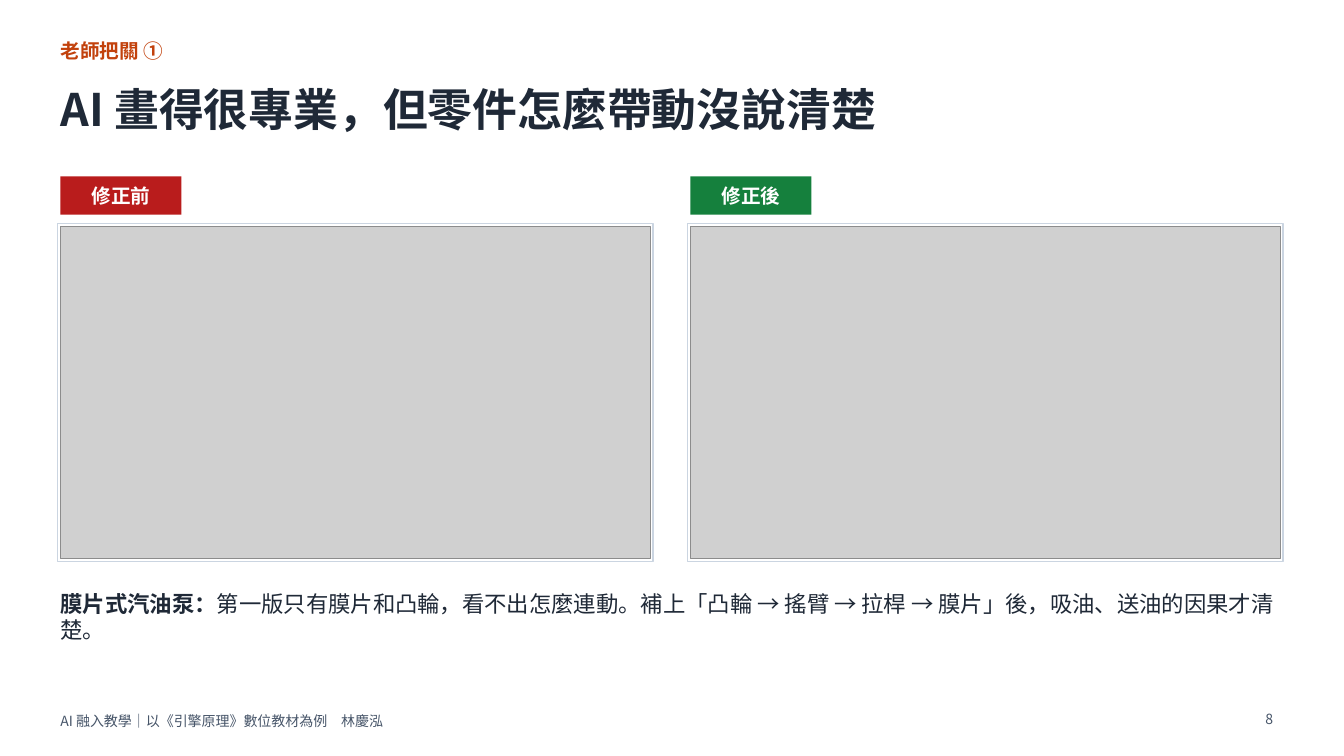
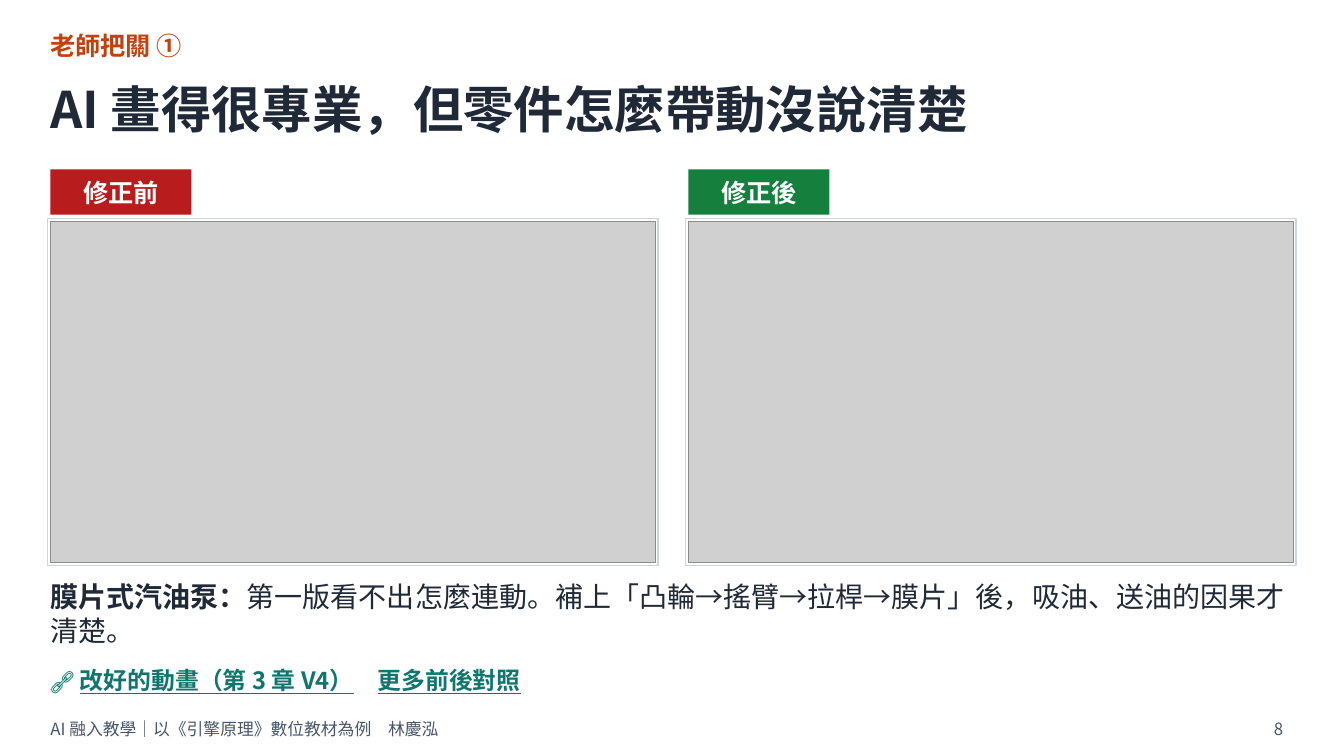
Before and after one commit to ntccar01/engine-principles, a slide deck: slide 8 of share/docs/AI融入教學_引擎原理_教師分享_列印版.pptx. Drawn at 1344x756 pixels with LibreOffice and Linux fonts; fonts in the diff are those of the drawing; grey boxes stand for pictures. Boxes give left, top, right and bottom in pixels: in the first picture for what was removed or moved away, otherwise in the second. Text is boxed around its words. In the diff, an @@ line names an element or a change of style, - is before the commit and + after.

```diff
--- a/share/docs/AI融入教學_引擎原理_教師分享_列印版.pptx
+++ b/share/docs/AI融入教學_引擎原理_教師分享_列印版.pptx
@@ text "老師把關 ①" moved from (x1=60, y1=41, x2=163, y2=60) to (x1=50, y1=33, x2=182, y2=58) @@
@@ title "AI 畫得很專業，但零件怎麼帶動沒說清楚" moved from (x1=60, y1=87, x2=876, y2=132) to (x1=50, y1=85, x2=968, y2=135) @@
@@ title "AI 畫得很專業，但零件怎麼帶動沒說清楚" at (x1=50, y1=85, x2=968, y2=135): size 32 to 36 pt @@
@@ rectangle "修正前" resized from (x1=60, y1=176, x2=181, y2=215) to (x1=50, y1=169, x2=192, y2=215) @@
@@ size 14 to 18 pt in 3 elements at (x1=50, y1=33, x2=182, y2=58), (x1=50, y1=169, x2=192, y2=215), (x1=689, y1=169, x2=830, y2=215) @@
@@ rectangle "修正後" resized from (x1=691, y1=176, x2=812, y2=215) to (x1=689, y1=169, x2=830, y2=215) @@
@@ rectangle resized from (x1=57, y1=224, x2=653, y2=562) to (x1=47, y1=219, x2=658, y2=566) @@
@@ picture resized from (x1=60, y1=227, x2=650, y2=559) to (x1=50, y1=222, x2=655, y2=563) @@
@@ rectangle resized from (x1=688, y1=224, x2=1284, y2=562) to (x1=686, y1=219, x2=1297, y2=566) @@
@@ picture resized from (x1=691, y1=227, x2=1280, y2=559) to (x1=689, y1=222, x2=1294, y2=563) @@
@@ text at (x1=50, y1=583, x2=1284, y2=644): text changed; size 16 to 20 pt @@
-膜片式汽油泵：第一版只有膜片和凸輪，看不出怎麼連動。補上「凸輪 → 搖臂 → 拉桿 → 膜片」後，吸油、送油的因果才清楚。
+膜片式汽油泵：第一版看不出怎麼連動。補上「凸輪→搖臂→拉桿→膜片」後，吸油、送油的因果才清楚。
@@ text added at (x1=80, y1=665, x2=521, y2=695), 17 pt, text #0F766E, bold, underline @@
+🔗 改好的動畫（第 3 章 V4） 更多前後對照
@@ text "AI 融入教學｜以《引擎原理》數位教材為例 林慶泓" at (x1=50, y1=720, x2=438, y2=737): size 10 to 12 pt @@
@@ text "AI 融入教學｜以《引擎原理》數位教材為例 林慶泓" moved from (x1=60, y1=714, x2=383, y2=728) to (x1=50, y1=720, x2=438, y2=737) @@
@@ page number moved from (x1=1265, y1=713, x2=1273, y2=724) to (x1=1274, y1=722, x2=1283, y2=735) @@
@@ page number at (x1=1274, y1=722, x2=1283, y2=735): size 10 to 12 pt @@
```
Also in this commit, not shown: 15 other slides changed, 17 other files.
